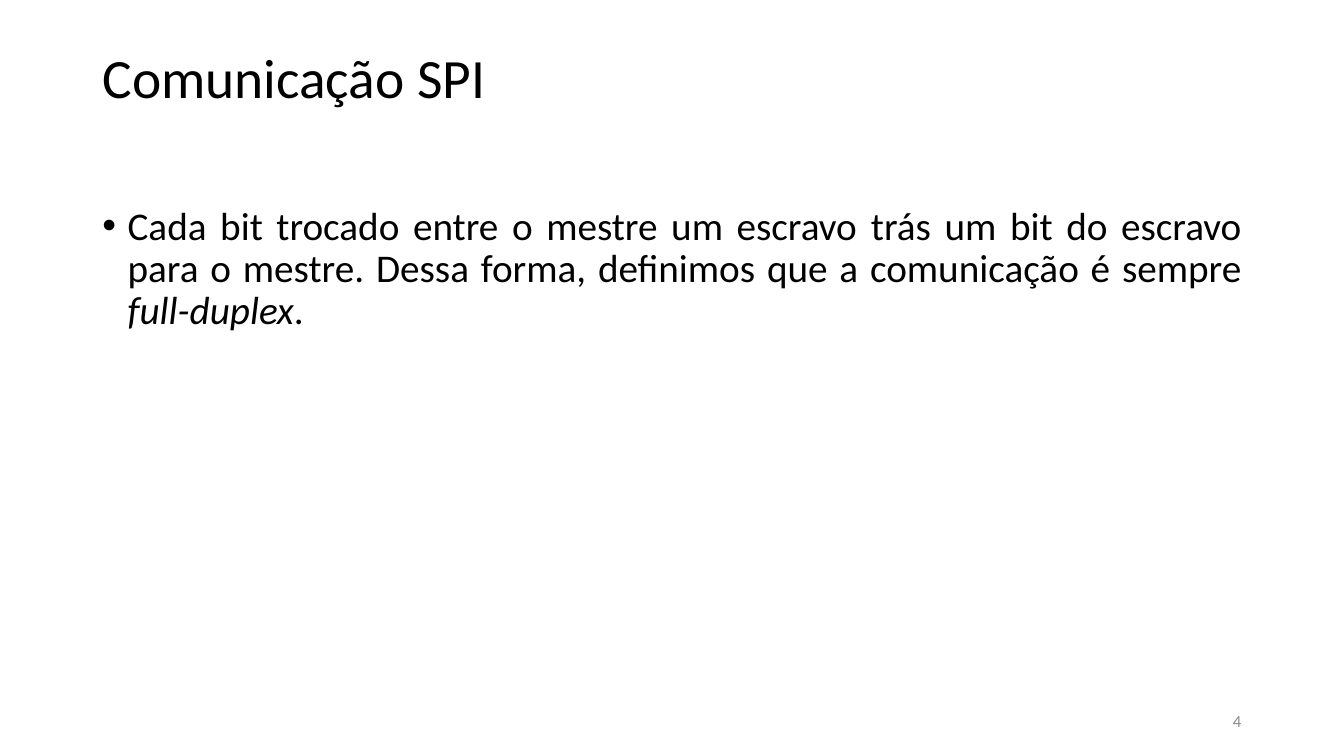
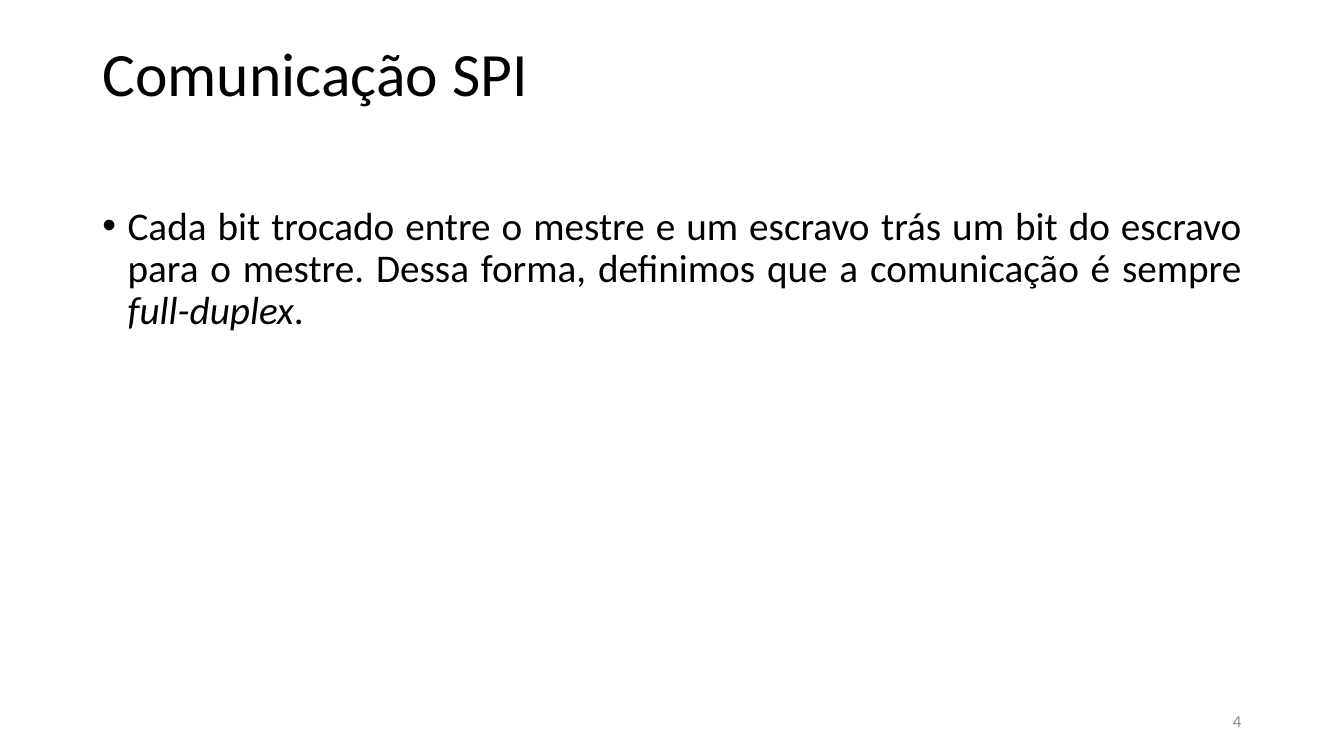
Before and after one commit to marcotulio95/PROJECT1-Arquitetura_-De_-Computadores, a slide deck: slide 4 of Apresentação/Arquitetura de Computadores3.pptx. Drawn at 1344x756 pixels with LibreOffice and Linux fonts; fonts in the diff are those of the drawing. Boxes give left, top, right and bottom in pixels: in the first picture for what was removed or moved away, otherwise in the second. Text is boxed around its words. In the diff, an @@ line names an element or a change of style, - is before the commit and + after.

```diff
--- a/Apresentação/Arquitetura de Computadores3.pptx
+++ b/Apresentação/Arquitetura de Computadores3.pptx
@@ title "Comunicação SPI" at (102, 53, 528, 107): size 39.6 to 44 pt @@
@@ text at (128, 212, 1241, 331): text changed @@
-• Cada bit trocado entre o mestre um escravo trás um bit do escravo para o mestre. Dessa forma, definimos que a comunicação é sempre full-duplex.
+• Cada bit trocado entre o mestre e um escravo trás um bit do escravo para o mestre. Dessa forma, definimos que a comunicação é sempre full-duplex.
```
Also in this commit, not shown: 4 other slides changed, 3 other files.
